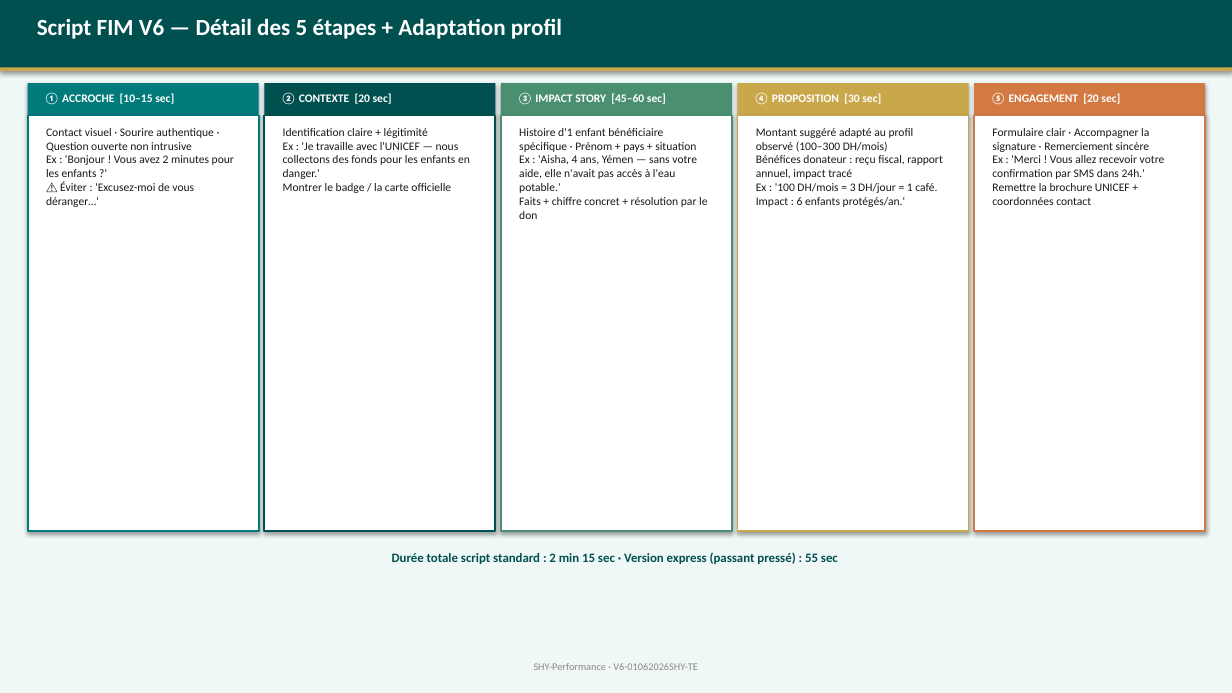
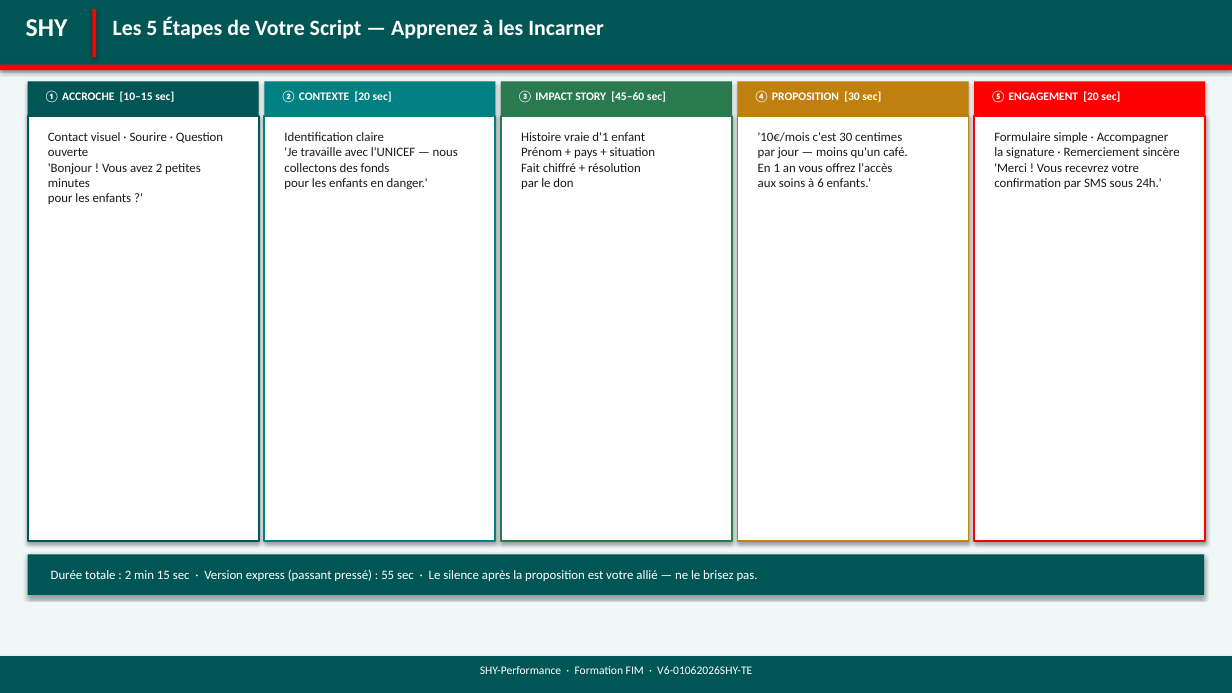
Before and after one commit to madsenfatou-code/fatou, a slide deck: slide 3 of FIM_BookJ3_Lecture_Script_V6-01062026SHY-TE.pptx. Drawn at 1232x693 pixels with LibreOffice and Linux fonts; fonts in the diff are those of the drawing. Boxes give left, top, right and bottom in pixels: in the first picture for what was removed or moved away, otherwise in the second. Text is boxed around its words. In the diff, an @@ line names an element or a change of style, - is before the commit and + after.

```diff
--- a/FIM_BookJ3_Lecture_Script_V6-01062026SHY-TE.pptx
+++ b/FIM_BookJ3_Lecture_Script_V6-01062026SHY-TE.pptx
@@ rectangle at <box>0,0,1232,67</box>: fill #005050 to #005555 @@
@@ text added at <box>26,19,68,36</box>, 20 pt, text #FFFFFF, bold @@
+SHY
@@ text removed at <box>37,18,562,39</box> @@
-Script FIM V6 — Détail des 5 étapes + Adaptation profil
@@ rectangle: place and size @@
-rectangle at <box>28,83,259,116</box>
+rectangle at <box>92,9,96,57</box>
@@ rectangle at <box>92,9,96,57</box>: fill #007A7A to #FF0000 @@
@@ text added at <box>113,17,604,39</box>, 17 pt, text #FFFFFF, bold @@
+Les 5 Étapes de Votre Script — Apprenez à les Incarner
@@ rectangle at <box>0,65,1232,70</box>: fill #C9A84C to #FF0000 @@
@@ rectangle at <box>28,81,259,116</box>: fill #005050 to #005555 @@
@@ rectangle at <box>264,81,495,116</box>: fill #4A9070 to #008080 @@
@@ 4 rectangles: place and size @@
-4 rectangles at <box>264,83,1205,116</box>
+4 rectangles at <box>28,81,969,116</box>
@@ rectangle at <box>501,81,732,116</box>: fill #C9A84C to #2A7A50 @@
@@ rectangle at <box>738,81,969,116</box>: fill #D27A42 to #C08010 @@
@@ rectangle added at <box>974,81,1205,116</box>, fill #FF0000 @@
@@ rectangle: place and size @@
-rectangle at <box>264,116,495,531</box>
+rectangle at <box>28,116,259,542</box>
@@ rectangle at <box>28,116,259,542</box>: outline #005050 1.5 pt to #005555 1.5 pt @@
@@ rectangle removed at <box>28,116,259,531</box> @@
@@ rectangle: place and size @@
-rectangle at <box>501,116,732,531</box>
+rectangle at <box>264,116,495,542</box>
@@ rectangle at <box>264,116,495,542</box>: outline #4A9070 1.5 pt to #008080 1.5 pt @@
@@ rectangle: place and size @@
-rectangle at <box>738,116,969,531</box>
+rectangle at <box>501,116,732,542</box>
@@ rectangle at <box>501,116,732,542</box>: outline #C9A84C 1.5 pt to #2A7A50 1.5 pt @@
@@ rectangle: place and size @@
-rectangle at <box>974,116,1205,531</box>
+rectangle at <box>738,116,969,542</box>
@@ rectangle at <box>738,116,969,542</box>: outline #D27A42 1.5 pt to #C08010 1.5 pt @@
@@ rectangle added at <box>974,116,1205,542</box>, fill #FFFFFF, outline #FF0000 1.5 pt @@
@@ text at <box>48,132,223,204</box>: text changed; size 9 to 10 pt @@
-Contact visuel · Sourire authentique · Question ouverte non intrusive
-Ex : 'Bonjour ! Vous avez 2 minutes pour les enfants ?'
-⚠ Éviter : 'Excusez-moi de vous déranger…'
+Contact visuel · Sourire · Question ouverte
+'Bonjour ! Vous avez 2 petites minutes
+pour les enfants ?'
@@ text at <box>284,132,458,189</box>: text changed; size 9 to 10 pt @@
-Identification claire + légitimité
-Ex : 'Je travaille avec l'UNICEF — nous collectons des fonds pour les enfants en danger.'
-Montrer le badge / la carte officielle
+Identification claire
+'Je travaille avec l'UNICEF — nous
+collectons des fonds
+pour les enfants en danger.'
@@ text at <box>521,132,656,189</box>: text changed; size 9 to 10 pt @@
-Histoire d'1 enfant bénéficiaire spécifique · Prénom + pays + situation
-Ex : 'Aisha, 4 ans, Yémen — sans votre aide, elle n'avait pas accès à l'eau potable.'
-Faits + chiffre concret + résolution par le don
+Histoire vraie d'1 enfant
+Prénom + pays + situation
+Fait chiffré + résolution
+par le don
@@ text at <box>758,132,908,187</box>: text changed; size 9 to 10 pt @@
-Montant suggéré adapté au profil observé (100–300 DH/mois)
-Bénéfices donateur : reçu fiscal, rapport annuel, impact tracé
-Ex : '100 DH/mois = 3 DH/jour = 1 café. Impact : 6 enfants protégés/an.'
+'10€/mois c'est 30 centimes
+par jour — moins qu'un café.
+En 1 an vous offrez l'accès
+aux soins à 6 enfants.'
@@ text at <box>994,132,1180,189</box>: text changed; size 9 to 10 pt @@
-Formulaire clair · Accompagner la signature · Remerciement sincère
-Ex : 'Merci ! Vous allez recevoir votre confirmation par SMS dans 24h.'
-Remettre la brochure UNICEF + coordonnées contact
+Formulaire simple · Accompagner
+la signature · Remerciement sincère
+'Merci ! Vous recevrez votre
+confirmation par SMS sous 24h.'
@@ rectangle added at <box>28,555,1204,595</box>, fill #005555 @@
@@ text at <box>51,569,758,581</box>: text changed; text colour #005050 to #FFFFFF; bold off @@
-Durée totale script standard : 2 min 15 sec · Version express (passant pressé) : 55 sec
+Durée totale : 2 min 15 sec · Version express (passant pressé) : 55 sec · Le silence après la proposition est votre allié — ne le brisez pas.
@@ rectangle added at <box>0,656,1232,693</box>, fill #005555 @@
@@ text at <box>480,666,752,674</box>: text changed; size 8 to 9 pt; text colour #888888 to #FFFFFF @@
-SHY-Performance · V6-01062026SHY-TE
+SHY-Performance · Formation FIM · V6-01062026SHY-TE
```
Also in this commit, not shown: 3 slides added, 2 slides removed, 7 other files.
